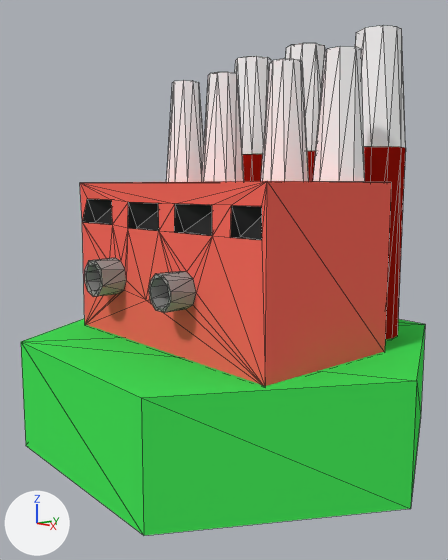
Two versions of the Blender file Models/heavyindustrytile.blend, one commit apart.
The view is the same before and after, from a camera (50 mm lens) standing at (15.42, -13.83, 5.65) and looking at (-0.1, -0.48, 2.57). Every picture has the same lights, and +X, +Y and +Z are marked at lower left. Mesh edges are drawn as thin lines.

Objects in the first picture: 'Factorysbig', 'Oceanblock'.
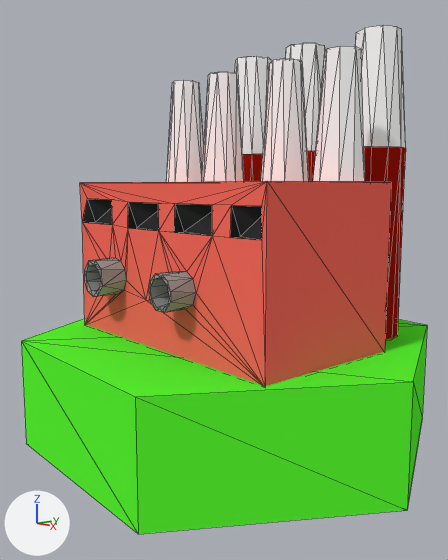
Edits to the bpy script that builds the scene:
```text
Change mat_material_001:
    mat_material_001.base_color: (0.06, 0.8, 0.1) -> (0.102, 1.0, 0.0331)  # green #45e759 -> green #5aff33
Change ob_oceanblock:
    ob_oceanblock.rotation_euler: (1.571, 0.0, 6.304) -> (1.571, 0.0, 6.283)  # degrees (90, 0, 1) -> degrees (90, 0, 360)
```

Pixel boxes [x1, y1, x2, y2] of what changed, in the pictures (448 x 560 px):
'Oceanblock', recoloured, turned
    before: [21, 318, 425, 535]
    after: [21, 318, 427, 534]
